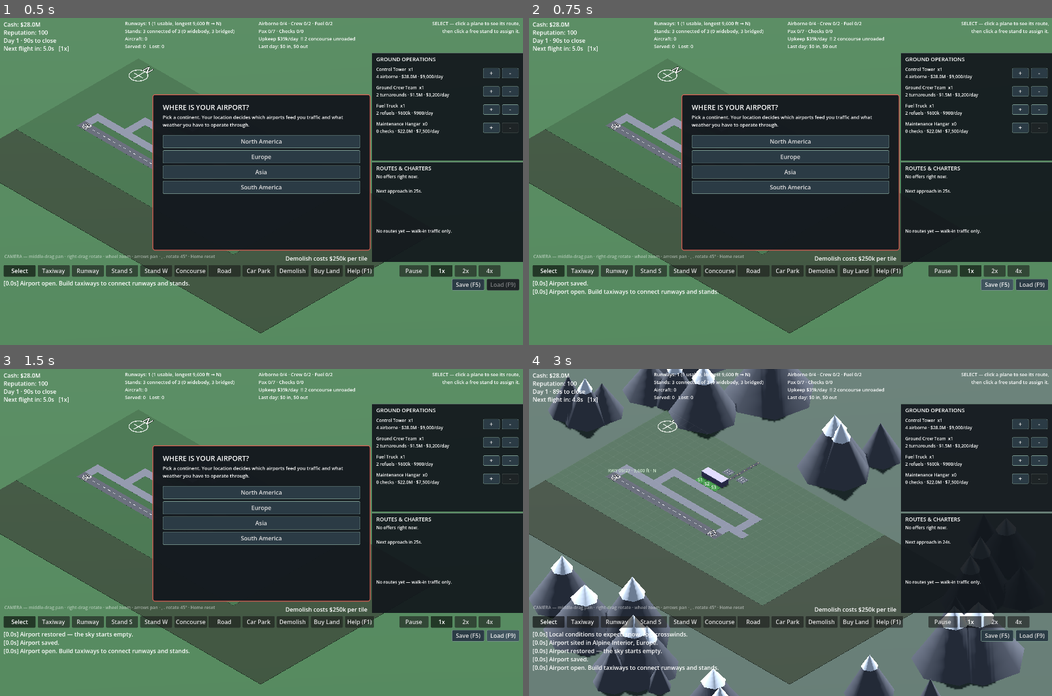
Above: before the commit, frames 1-4 (two rows, left to right).
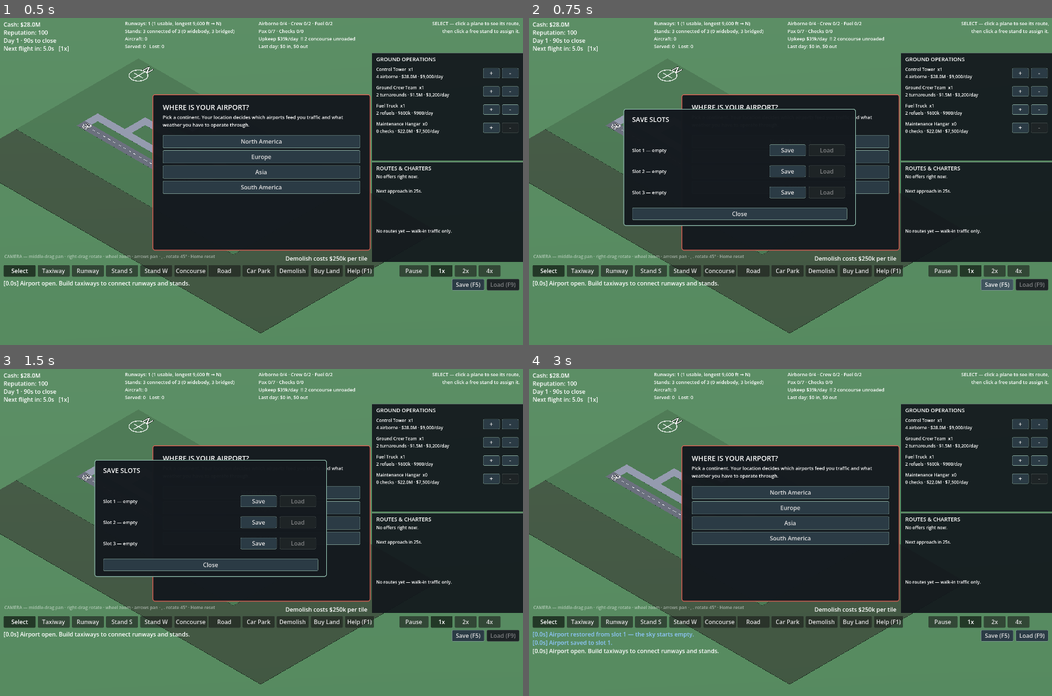
Above: after the commit, the same moments.

Repository: gerp93/airport
Game: Godot game, scene res://Main.tscn
Same seed, same stepped clock (60 frames per second), same inputs: the game is played once before the commit and once after it.
Inputs (mouse positions are in pixels of both pictures, inside the frame that each line leads up to):
- Up to frame 1 (0.5 s): no input
- Up to frame 2 (0.75 s): click "Save (F5)" at 0.5 s
- Up to frame 3 (1.5 s): click (502, 637) at 1.25 s, where only the run before the commit has a clickable "Load (F9)"
- Up to frame 4 (3 s): click (785, 499) at 2 s, where only the run after the commit has a clickable "Save"; click (827, 499) at 2.75 s, where only the run after the commit has a clickable "Load"

Frame 1 is identical in both runs. In frame 2, 11% of the frame differs, in the area x 0-100%, y 27-85%; in frame 3, 11%; in frame 4, 38%, in the area x 0-95%, y 0-100%.

Commit message:
Add three save slots with a picker
SAVE_PATH becomes save_path(slot), one file per slot. Both toolbar
buttons open a picker listing each slot's day, cash and timestamp, read
from the file header without restoring it; F5/F9 remain quick save/load
against whichever slot was last used, so existing muscle memory is
unchanged.

The pre-slot save at the old fixed path is not migrated. SAVE_VERSION
moved in the same session for the Stand rename, so it would have been
rejected regardless.

Fixes two adjacent bugs found while here:
- load_game never called _refresh_save_buttons, so the Load button kept
  whatever disabled state it had from startup.
- The restore indexed every key bare, which would crash on a truncated
  dict that still passed the version check. Now defaults through
  d.get(key, current) for all 20 keys.

Verified by round-trip rather than inspection: built two tiles, saved to
slot 2, diverged the live game, reloaded, and confirmed tile count, cash
and day all came back and last_slot tracked. Balance run and tool sweep
clean.

Co-Authored-By: Claude Sonnet 5 <noreply@anthropic.com>

Diff:
--- a/Main.gd
+++ b/Main.gd
@@ -164,7 +164,13 @@
 const REP_PER_TURNAROUND := 2
 const REP_MAX := 100
 
-const SAVE_PATH := "user://airport_save.dat"
+const SAVE_SLOTS := 3
+
+
+# One file per slot. The pre-slot save lived at a single fixed path and is not
+# migrated: SAVE_VERSION moved at the same time, so it would be rejected anyway.
+static func save_path(slot: int) -> String:
+	return "user://airport_save_%d.dat" % slot
 # 4: "gates"/"gate_seq" became "stands"/"stand_seq" in the grid payload. Older
 # saves are rejected rather than migrated — the save-slot paths changed at the
 # same time, so nothing was preserved across that boundary anyway.
@@ -261,6 +267,8 @@
 var closure_banner: Panel
 var closure_label: Label
 
+var slot_panel: Panel
+var slot_rows: Array = []
 var help_panel: Panel
 var confirm_panel: Panel
 var confirm_label: Label
@@ -273,6 +281,7 @@
 #
 # Entries: {"kind": "tile"|"land"|"facility", "cost": int, plus
 #           "cells": Array[Vector2i] | "tract": int | "key": String}
+var last_slot := 1
 var pause_ledger: Array = []
 # Guards the re-entrancy of setting PauseBtn.button_pressed from inside its own
 # toggled handler.
@@ -313,11 +322,14 @@
 	$UI/GameOverPanel/RestartBtn.pressed.connect(func(): get_tree().reload_current_scene())
 	$UI/RoutePanel/AcceptBtn.pressed.connect(accept_offer)
 	$UI/RoutePanel/DeclineBtn.pressed.connect(decline_offer)
-	$UI/SaveBtn.pressed.connect(save_game)
-	$UI/LoadBtn.pressed.connect(load_game)
+	# Both toolbar buttons open the same slot picker; F5/F9 remain the quick
+	# save/load against whichever slot was last used.
+	$UI/SaveBtn.pressed.connect(_toggle_slots)
+	$UI/LoadBtn.pressed.connect(_toggle_slots)
 	_refresh_save_buttons()
 	_build_closure_banner()
 	_build_confirm_dialog()
+	_build_slot_panel()
 	_build_help_panel()
 	$UI/HelpBtn.pressed.connect(_toggle_help)
 
@@ -470,6 +482,121 @@
 	_confirm_action = Callable()
 	confirm_pending = false
 	confirm_panel.visible = false
+
+
+# --- save slots ---
+
+func _build_slot_panel() -> void:
+	slot_panel = Panel.new()
+	var style := StyleBoxFlat.new()
+	style.bg_color = Color(0.08, 0.1, 0.12, 0.98)
+	style.border_color = Color(0.55, 0.72, 0.66)
+	style.border_width_left = 2
+	style.border_width_top = 2
+	style.border_width_right = 2
+	style.border_width_bottom = 2
+	style.corner_radius_top_left = 6
+	style.corner_radius_top_right = 6
+	style.corner_radius_bottom_left = 6
+	style.corner_radius_bottom_right = 6
+	slot_panel.add_theme_stylebox_override("panel", style)
+	slot_panel.position = Vector2(260, 250)
+	slot_panel.size = Vector2(640, 322)
+	slot_panel.visible = false
+	$UI.add_child(slot_panel)
+
+	var title := Label.new()
+	title.position = Vector2(24, 16)
+	title.size = Vector2(592, 26)
+	title.add_theme_font_size_override("font_size", 18)
+	title.text = "SAVE SLOTS"
+	slot_panel.add_child(title)
+
+	for i in range(1, SAVE_SLOTS + 1):
+		var y := 34 + i * 58
+		var lbl := Label.new()
+		lbl.position = Vector2(24, y)
+		lbl.size = Vector2(370, 44)
+		lbl.add_theme_font_size_override("font_size", 13)
+		lbl.vertical_alignment = VERTICAL_ALIGNMENT_CENTER
+		slot_panel.add_child(lbl)
+
+		var sb := Button.new()
+		sb.position = Vector2(402, y + 6)
+		sb.size = Vector2(100, 32)
+		sb.focus_mode = Control.FOCUS_NONE
+		sb.text = "Save"
+		sb.pressed.connect(_slot_save.bind(i))
+		_style_button(sb)
+		slot_panel.add_child(sb)
+
+		var lb := Button.new()
+		lb.position = Vector2(510, y + 6)
+		lb.size = Vector2(100, 32)
+		lb.focus_mode = Control.FOCUS_NONE
+		lb.text = "Load"
+		lb.pressed.connect(_slot_load.bind(i))
+		_style_button(lb)
+		slot_panel.add_child(lb)
+
+		slot_rows.append({"label": lbl, "load": lb})
+
+	var close := Button.new()
+	close.position = Vector2(24, 272)
+	close.size = Vector2(592, 34)
+	close.focus_mode = Control.FOCUS_NONE
+	close.text = "Close"
+	close.pressed.connect(_toggle_slots)
+	_style_button(close)
+	slot_panel.add_child(close)
+	_refresh_slot_rows()
+
+
+# Reads each slot's header without restoring it, so the picker can show what is
+# in there. Files are small, so this is cheap enough to do on every refresh.
+func _slot_summary(slot: int) -> String:
+	var path := save_path(slot)
+	if not FileAccess.file_exists(path):
+		return "Slot %d — empty" % slot
+	var f := FileAccess.open(path, FileAccess.READ)
+	if f == null:
+		return "Slot %d — unreadable" % slot
+	var d = f.get_var()
+	f.close()
+	if typeof(d) != TYPE_DICTIONARY:
+		return "Slot %d — unreadable" % slot
+	if d.get("version") != SAVE_VERSION:
+		return "Slot %d — older version, can't be loaded" % slot
+	return "Slot %d — Day %d · %s\n%s" % [
+		slot, int(d.get("day", 1)), money_str(int(d.get("money", 0))),
+		str(d.get("saved_at", "")),
+	]
+
+
+func _refresh_slot_rows() -> void:
+	if slot_rows.is_empty():
+		return
+	for i in slot_rows.size():
+		var slot := i + 1
+		var row: Dictionary = slot_rows[i]
+		(row["label"] as Label).text = _slot_summary(slot)
+		(row["load"] as Button).disabled = not FileAccess.file_exists(save_path(slot))
+
+
+func _toggle_slots() -> void:
+	slot_panel.visible = not slot_panel.visible
+	if slot_panel.visible:
+		_refresh_slot_rows()
+
+
+func _slot_save(slot: int) -> void:
+	save_game(slot)
+	_refresh_slot_rows()
+
+
+func _slot_load(slot: int) -> void:
+	load_game(slot)
+	slot_panel.visible = false
 
 
 # --- help overlay ---
@@ -2281,12 +2408,14 @@
 
 # --- persistence ---
 
-func save_game() -> void:
+func save_game(slot: int = -1) -> void:
+	if slot < 0:
+		slot = last_slot
 	# Saving a shut-down airport would just reload straight back into game over.
 	if game_over:
 		add_log("Can't save a shut-down airport.", "muted")
 		return
-	var f := FileAccess.open(SAVE_PATH, FileAccess.WRITE)
+	var f := FileAccess.open(save_path(slot), FileAccess.WRITE)
 	if f == null:
 		add_log("Could not write the save file.")
 		return
@@ -2306,56 +2435,61 @@
 		"offer": null if offer == null else offer.duplicate(true),
 		"next_offer_at": next_offer_at,
 		"grid": grid.to_dict(),
+		"saved_at": Time.get_datetime_string_from_system(true, true),
 	})
 	f.close()
-	add_log("Airport saved.")
+	last_slot = slot
+	add_log("Airport saved to slot %d." % slot, "build")
 	_refresh_save_buttons()
 
 
-func load_game() -> void:
-	if not FileAccess.file_exists(SAVE_PATH):
-		return
-	var f := FileAccess.open(SAVE_PATH, FileAccess.READ)
+func load_game(slot: int = -1) -> void:
+	if slot < 0:
+		slot = last_slot
+	if not FileAccess.file_exists(save_path(slot)):
+		add_log("Slot %d is empty." % slot, "muted")
+		return
+	var f := FileAccess.open(save_path(slot), FileAccess.READ)
 	if f == null:
 		add_log("Could not read the save file.")
 		return
 	var d = f.get_var()
 	f.close()
 	if typeof(d) != TYPE_DICTIONARY or d.get("version") != SAVE_VERSION:
-		add_log("That save was made by a different version — ignoring it.")
+		add_log("Slot %d was written by a different version — ignoring it." % slot, "warning")
 		return
 
 	# Airborne aircraft are not saved, so clear the sky before restoring.
 	planes.clear()
 	selected_plane_id = -1
-	grid.from_dict(d["grid"])
+	grid.from_dict(d.get("grid", grid.to_dict()))
 	render3d.mark_layout_dirty()
 	# A restored game starts with nothing uncommitted, whatever was pending when
 	# the save was written.
 	pause_ledger.clear()
 
-	money = d["money"]
-	reputation = d["reputation"]
-	time_elapsed = d["time_elapsed"]
-	served = d["served"]
-	diverted = d["diverted"]
-	earned = d["earned"]
-	next_spawn_at = d["next_spawn_at"]
-	plane_id_seq = d["plane_id_seq"]
-	day = d["day"]
-	day_time = d["day_time"]
-	day_revenue = d["day_revenue"]
-	last_day_revenue = d["last_day_revenue"]
-	last_upkeep = d["last_upkeep"]
-	facilities = d["facilities"]
+	money = d.get("money", money)
+	reputation = d.get("reputation", reputation)
+	time_elapsed = d.get("time_elapsed", time_elapsed)
+	served = d.get("served", served)
+	diverted = d.get("diverted", diverted)
+	earned = d.get("earned", earned)
+	next_spawn_at = d.get("next_spawn_at", next_spawn_at)
+	plane_id_seq = d.get("plane_id_seq", plane_id_seq)
+	day = d.get("day", day)
+	day_time = d.get("day_time", day_time)
+	day_revenue = d.get("day_revenue", day_revenue)
+	last_day_revenue = d.get("last_day_revenue", last_day_revenue)
+	last_upkeep = d.get("last_upkeep", last_upkeep)
+	facilities = d.get("facilities", facilities)
 	# No aircraft are restored, so nothing is holding ground support.
 	for k in used:
 		used[k] = 0
-	routes = d["routes"]
-	arrival_queue = d["arrival_queue"]
-	hub_airline = d["hub_airline"]
+	routes = d.get("routes", routes)
+	arrival_queue = d.get("arrival_queue", arrival_queue)
+	hub_airline = d.get("hub_airline", hub_airline)
 	# Location has to come back too, or weather and origins would be wrong.
-	continent_idx = d["continent_idx"]
+	continent_idx = d.get("continent_idx", continent_idx)
 	if continent_idx >= 0:
 		continent_name = Regions.CONTINENTS[continent_idx]["name"]
 		for r in Regions.CONTINENTS[continent_idx]["regions"]:
@@ -2363,16 +2497,23 @@
 				region = r
 		setup_stage = 2
 		_show_setup()
-	offer = d["offer"]
-	next_offer_at = d["next_offer_at"]
+	offer = d.get("offer", offer)
+	next_offer_at = d.get("next_offer_at", next_offer_at)
 
 	game_over = false
 	$UI/GameOverPanel.visible = false
-	add_log("Airport restored — the sky starts empty.")
+	last_slot = slot
+	_refresh_save_buttons()
+	add_log("Airport restored from slot %d — the sky starts empty." % slot, "build")
 
 
 func _refresh_save_buttons() -> void:
-	$UI/LoadBtn.disabled = not FileAccess.file_exists(SAVE_PATH)
+	var any := false
+	for i in range(1, SAVE_SLOTS + 1):
+		if FileAccess.file_exists(save_path(i)):
+			any = true
+	$UI/LoadBtn.disabled = not any
+	_refresh_slot_rows()
 
 
 # GDScript has no thousands separator, and "10800 ft" reads badly.
